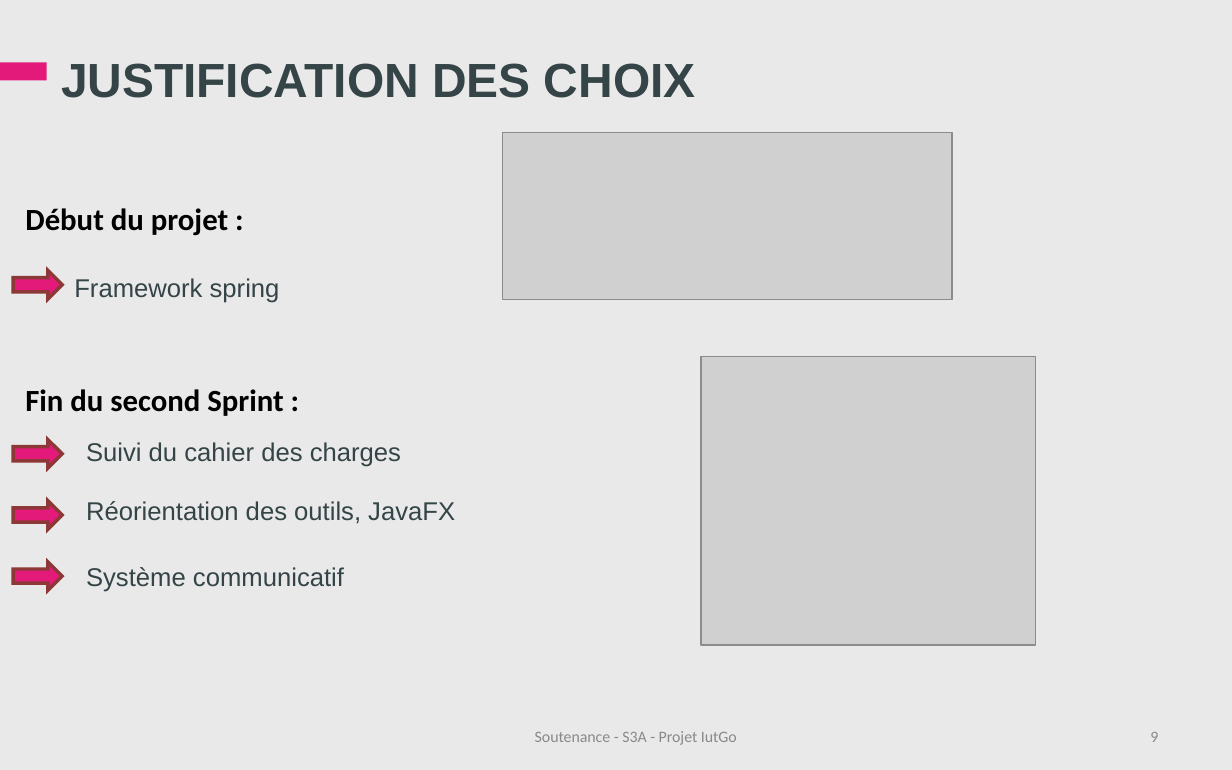
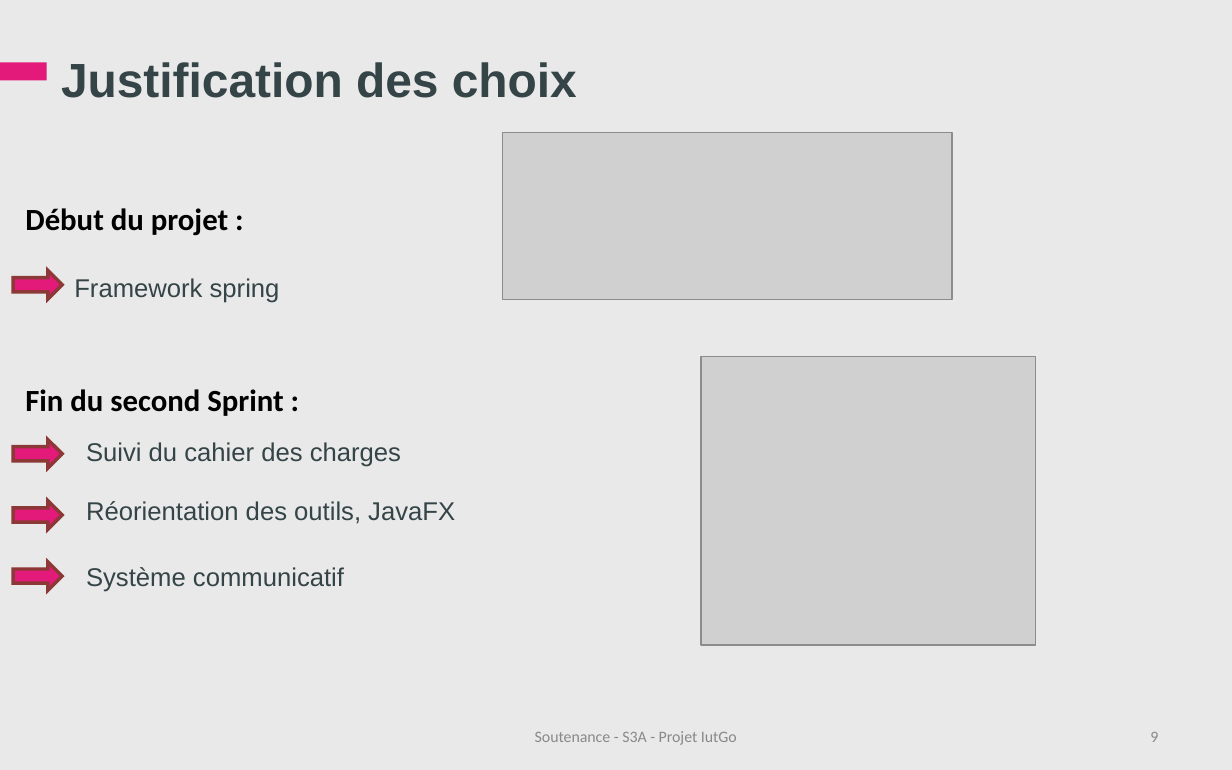
Before and after one commit to iuts3a/IUTGo, a slide deck: slide 9 of Soutenance/Soutenance-IutGo.ppt. Drawn at 1232x770 pixels with LibreOffice and Linux fonts; fonts in the diff are those of the drawing; grey boxes stand for pictures; background and template pictures are left out. Boxes give left, top, right and bottom in pixels: in the first picture for what was removed or moved away, otherwise in the second. Text is boxed around its words. In the diff, an @@ line names an element or a change of style, - is before the commit and + after.

```diff
--- a/Soutenance/Soutenance-IutGo.ppt
+++ b/Soutenance/Soutenance-IutGo.ppt
@@ title at [61,62,577,98]: text changed @@
-JUSTIFICATION DES CHOIX
+Justification des choix
```
Also in this commit, not shown: 9 other slides changed.
